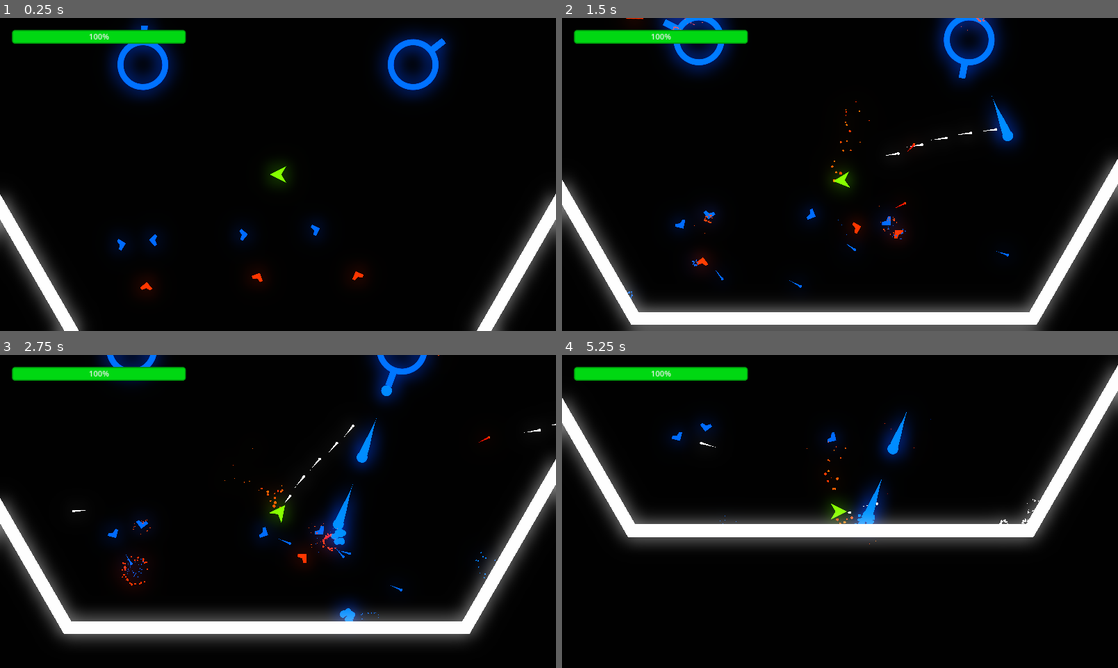
Above: before the commit, frames 1-4 (two rows, left to right).
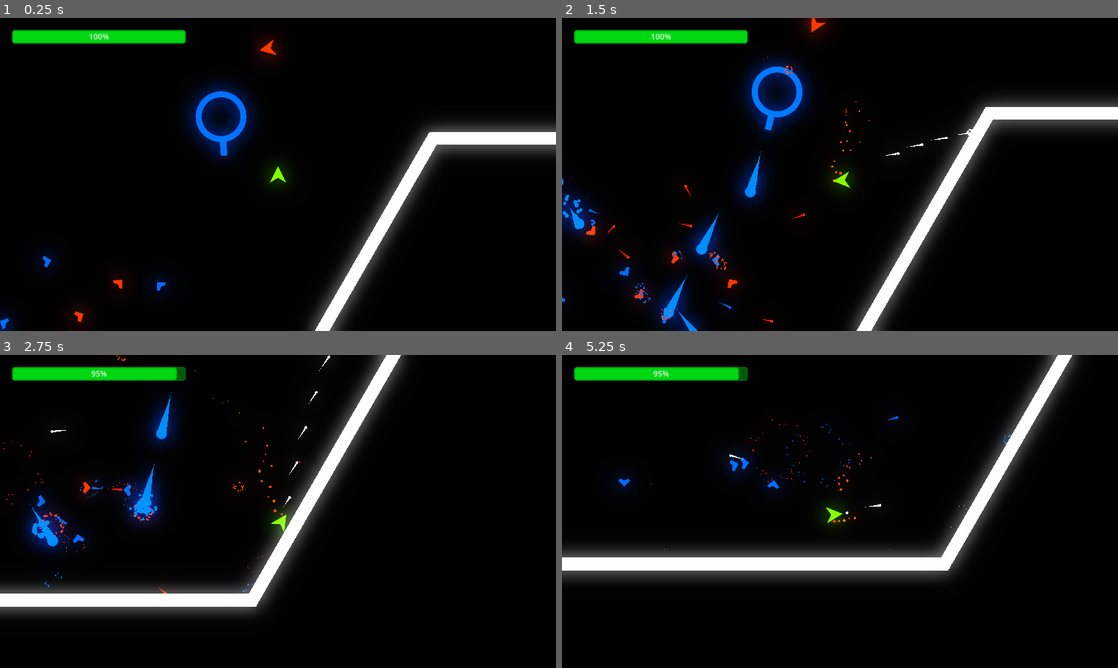
Above: after the commit, the same moments.

Repository: adsorptionenthalpy/chainforce_alpha
Game: Godot game, scene res://Scenes/MainScene/main_scene.tscn
The game is run twice, just before and just after one commit, with the same random seed, the same clock (stepped at 60 frames per second) and the same inputs.
Inputs (mouse positions are in pixels of both pictures, inside the frame that each line leads up to):
- Up to frame 1 (0.25 s): no input
- Up to frame 2 (1.5 s): move the mouse to (962, 158) at 0.52 s; press the mouse at (962, 158) at 0.53 s; hold D (move_right) 0.53-1.28 s; move the mouse to (728, 190) at 1.27 s; release the mouse at (728, 190) at 1.28 s; hold A (move_left) from 1.28 s (still down); tap S (decelerate) at 1.35 s
- Up to frame 3 (2.75 s): click (166, 527) at 1.55 s; move the mouse to (333, 442) at 2.02 s; release A (move_left) at 2.03 s; press the mouse at (333, 442) at 2.03 s; hold D (move_right) from 2.03 s (still down)
- Up to frame 4 (5.25 s): move the mouse to (812, 574) at 2.77 s; release D (move_right) at 2.78 s; release the mouse at (812, 574) at 2.78 s; hold W (accelerate) 2.78-3.53 s; click (812, 574) at 2.85 s; move the mouse to (1006, 558) at 3.52 s; press the mouse at (1006, 558) at 3.53 s; hold A (move_left) from 3.53 s (still down); tap S (decelerate) at 3.6 s; move the mouse to (673, 464) at 4.27 s; release the mouse at (673, 464) at 4.28 s; click (673, 464) at 4.35 s; move the mouse to (867, 511) at 5.02 s; press the mouse at (867, 511) at 5.03 s

The runs differ from the first frame. In frame 1, 19% of the frame differs, in the area x 0-100%, y 0-100%; in frame 2, 26%; in frame 3, 27%, in the area x 0-100%, y 0-93%; in frame 4, 24%.

Commit message:
Fix retargeting, minor minion fixes, main scene renames

Diff:
--- a/game/chainforce_alpha/Scenes/Enemy/enemy_ship.gd
+++ b/game/chainforce_alpha/Scenes/Enemy/enemy_ship.gd
@@ -33,7 +33,9 @@
 	move_and_slide()
 
 func chase_target(delta: float):
-	if enemy_target == null:
+	if enemy_target == null or enemy_target.hp <= 0:
+		# TODO check performance of this
+		choose_next_target()
 		return
 
 	var target_rotation: float = global_position.angle_to_point(enemy_target.global_position) + PI/2
@@ -64,13 +66,11 @@
 	queue_free()
 
 func choose_next_target():
-	# Give the target time to disable collision
 	await get_tree().process_frame
 	await get_tree().process_frame
 	var next_target: Node2D
 	for body: Node2D in detection_area.get_overlapping_bodies():
-		print(body.name)
-		if next_target == null:
+		if next_target == null or next_target.hp <= 0:
 			next_target = body
 		else:
 			var distance_to_body: float = body.global_position.distance_squared_to(global_position)
@@ -81,6 +81,8 @@
 	if next_target == null:
 		enemy_target = null
 		projectile_shooter.can_shoot = false
+	else:
+		enemy_target = next_target
 
 func _on_detection_area_body_entered(body: Node2D) -> void:
 	if enemy_target == null and (body.is_in_group("friendly") or body.is_in_group("enemy")):
--- a/game/chainforce_alpha/Scenes/MainScene/main_scene.tscn
+++ b/game/chainforce_alpha/Scenes/MainScene/main_scene.tscn
@@ -36,6 +36,7 @@
 [node name="MainScene" type="Node2D"]
 
 [node name="Player" parent="." instance=ExtResource("1_sjerm")]
+position = Vector2(1137, -308)
 
 [node name="Camera2D" type="Camera2D" parent="Player"]
 zoom = Vector2(0.35, 0.35)
@@ -732,19 +733,19 @@
 [node name="FriendlyTower2" parent="NavigationRegion2D/Friendly Towers" instance=ExtResource("5_4dpdk")]
 position = Vector2(800, -650)
 
+[node name="FriendlyTower3" parent="NavigationRegion2D/Friendly Towers" instance=ExtResource("5_4dpdk")]
+position = Vector2(5000, -1500)
+
 [node name="FriendlyTower4" parent="NavigationRegion2D/Friendly Towers" instance=ExtResource("5_4dpdk")]
-position = Vector2(5000, -1500)
-
-[node name="FriendlyTower6" parent="NavigationRegion2D/Friendly Towers" instance=ExtResource("5_4dpdk")]
 position = Vector2(-5000, -1500)
 
 [node name="FriendlyTower5" parent="NavigationRegion2D/Friendly Towers" instance=ExtResource("5_4dpdk")]
 position = Vector2(5900, -4300)
 
+[node name="FriendlyTower6" parent="NavigationRegion2D/Friendly Towers" instance=ExtResource("5_4dpdk")]
+position = Vector2(-5900, -4300)
+
 [node name="FriendlyTower7" parent="NavigationRegion2D/Friendly Towers" instance=ExtResource("5_4dpdk")]
-position = Vector2(-5900, -4300)
-
-[node name="FriendlyTower8" parent="NavigationRegion2D/Friendly Towers" instance=ExtResource("5_4dpdk")]
 position = Vector2(0, -3000)
 
 [node name="Enemy Towers" type="Node2D" parent="NavigationRegion2D"]
@@ -778,30 +779,32 @@
 [node name="EnemyShip2" parent="." instance=ExtResource("3_l1yaf")]
 position = Vector2(-1233, -1297)
 
-[node name="Minion" parent="." instance=ExtResource("6_t66da")]
-position = Vector2(490, 618)
-hp = 5
-
-[node name="Minion2" parent="." instance=ExtResource("6_t66da")]
-position = Vector2(-141, 625)
-hp = 5
-
-[node name="Minion3" parent="." instance=ExtResource("6_t66da")]
-position = Vector2(-779, 660)
-hp = 5
-
-[node name="Minion4" parent="." instance=ExtResource("7_pplfq")]
-position = Vector2(204, 303)
-hp = 8
-
-[node name="Minion5" parent="." instance=ExtResource("7_pplfq")]
-position = Vector2(-740, 388)
-hp = 8
-
-[node name="Minion6" parent="." instance=ExtResource("7_pplfq")]
-position = Vector2(-939, 388)
-hp = 8
-
-[node name="Minion7" parent="." instance=ExtResource("7_pplfq")]
-position = Vector2(-202, 356)
-hp = 8
+[node name="EnemyMinion" parent="." instance=ExtResource("6_t66da")]
+position = Vector2(-722, 724)
+
+[node name="EnemyMinion2" parent="." instance=ExtResource("6_t66da")]
+position = Vector2(-52, 511)
+
+[node name="EnemyMinion3" parent="." instance=ExtResource("6_t66da")]
+position = Vector2(685, 701)
+
+[node name="EnemyMinion4" parent="." instance=ExtResource("6_t66da")]
+position = Vector2(199, 333)
+
+[node name="EnemyMinion5" parent="." instance=ExtResource("6_t66da")]
+position = Vector2(-557, -96)
+
+[node name="FriendlyMinion" parent="." instance=ExtResource("7_pplfq")]
+position = Vector2(-717, 378)
+
+[node name="FriendlyMinion2" parent="." instance=ExtResource("7_pplfq")]
+position = Vector2(-244, 178)
+
+[node name="FriendlyMinion3" parent="." instance=ExtResource("7_pplfq")]
+position = Vector2(438, 346)
+
+[node name="FriendlyMinion4" parent="." instance=ExtResource("7_pplfq")]
+position = Vector2(-488, 569)
+
+[node name="FriendlyMinion5" parent="." instance=ExtResource("7_pplfq")]
+position = Vector2(194, 737)
--- a/game/chainforce_alpha/Scenes/Minion/enemy_minion.tscn
+++ b/game/chainforce_alpha/Scenes/Minion/enemy_minion.tscn
@@ -2,4 +2,4 @@
 
 [ext_resource type="PackedScene" uid="uid://cvi7dft6wrew" path="res://Scenes/Minion/minion.tscn" id="1_1cvbi"]
 
-[node name="Minion" groups=["enemy"] instance=ExtResource("1_1cvbi")]
+[node name="EnemyMinion" groups=["enemy"] instance=ExtResource("1_1cvbi")]
--- a/game/chainforce_alpha/Scenes/Minion/friendly_minion.tscn
+++ b/game/chainforce_alpha/Scenes/Minion/friendly_minion.tscn
@@ -2,7 +2,7 @@
 
 [ext_resource type="PackedScene" uid="uid://cvi7dft6wrew" path="res://Scenes/Minion/minion.tscn" id="1_1urxp"]
 
-[node name="Minion" groups=["friendly"] instance=ExtResource("1_1urxp")]
+[node name="FriendlyMinion" groups=["friendly"] instance=ExtResource("1_1urxp")]
 collision_layer = 2
 collision_mask = 5
 
--- a/game/chainforce_alpha/Scenes/Minion/minion.tscn
+++ b/game/chainforce_alpha/Scenes/Minion/minion.tscn
@@ -27,7 +27,7 @@
 scale_curve = SubResource("CurveTexture_25v7c")
 
 [sub_resource type="CircleShape2D" id="CircleShape2D_b4kp6"]
-radius = 500.0
+radius = 700.0
 
 [node name="Minion" type="CharacterBody2D" groups=["minion"]]
 collision_layer = 4
@@ -68,6 +68,8 @@
 position = Vector2(0, -14)
 script = ExtResource("4_ddss5")
 projectile_scene = ExtResource("5_jvcln")
+pitch_scale_min = 1.2
+pitch_scale_max = 1.4
 
 [node name="Timer" type="Timer" parent="ProjectileShooter"]
 wait_time = 0.5
@@ -76,7 +78,7 @@
 [node name="ShootSFX" type="AudioStreamPlayer2D" parent="ProjectileShooter"]
 position = Vector2(0, 32)
 stream = ExtResource("6_ab710")
-volume_db = -10.0
+volume_db = -15.0
 max_polyphony = 2
 bus = &"SFX"
 
--- a/game/chainforce_alpha/Scenes/Tower/tower.gd
+++ b/game/chainforce_alpha/Scenes/Tower/tower.gd
@@ -23,7 +23,7 @@
 	shoot_enemy(delta)
 
 func shoot_enemy(delta: float):
-	if enemy_target == null:
+	if enemy_target == null or enemy_target.hp <= 0:
 		return
 
 	var target_rotation: float = global_position.angle_to_point(enemy_target.global_position) #+ PI/2
@@ -49,7 +49,7 @@
 	await get_tree().process_frame
 	var next_target: Node2D
 	for body: Node2D in detection_area.get_overlapping_bodies():
-		if next_target == null:
+		if next_target == null or next_target.hp <= 0:
 			next_target = body
 		else:
 			var distance_to_body: float = body.global_position.distance_squared_to(global_position)
@@ -60,3 +60,5 @@
 	if next_target == null:
 		enemy_target = null
 		projectile_shooter.can_shoot = false
+	else:
+		enemy_target = next_target
